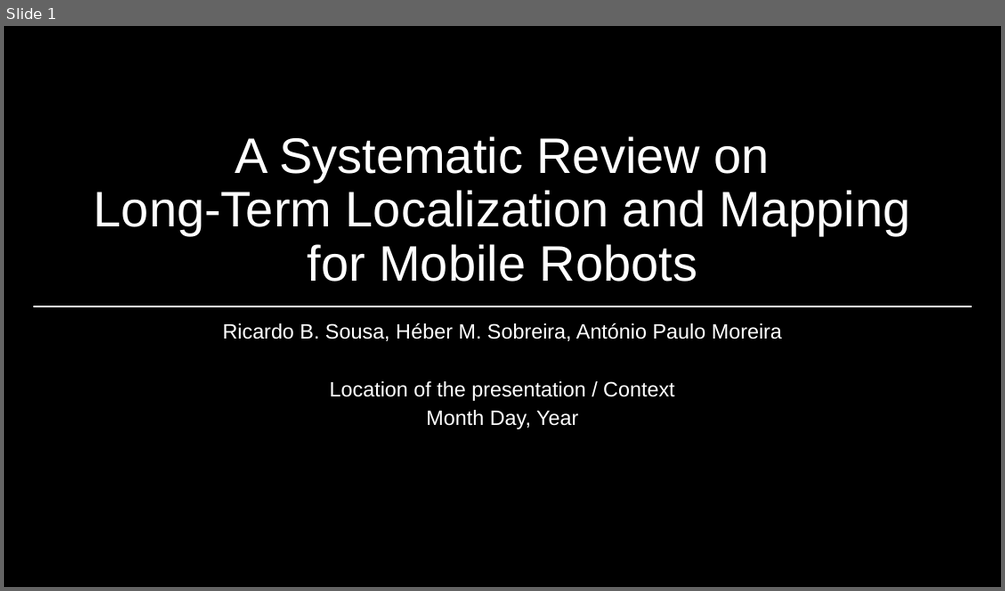
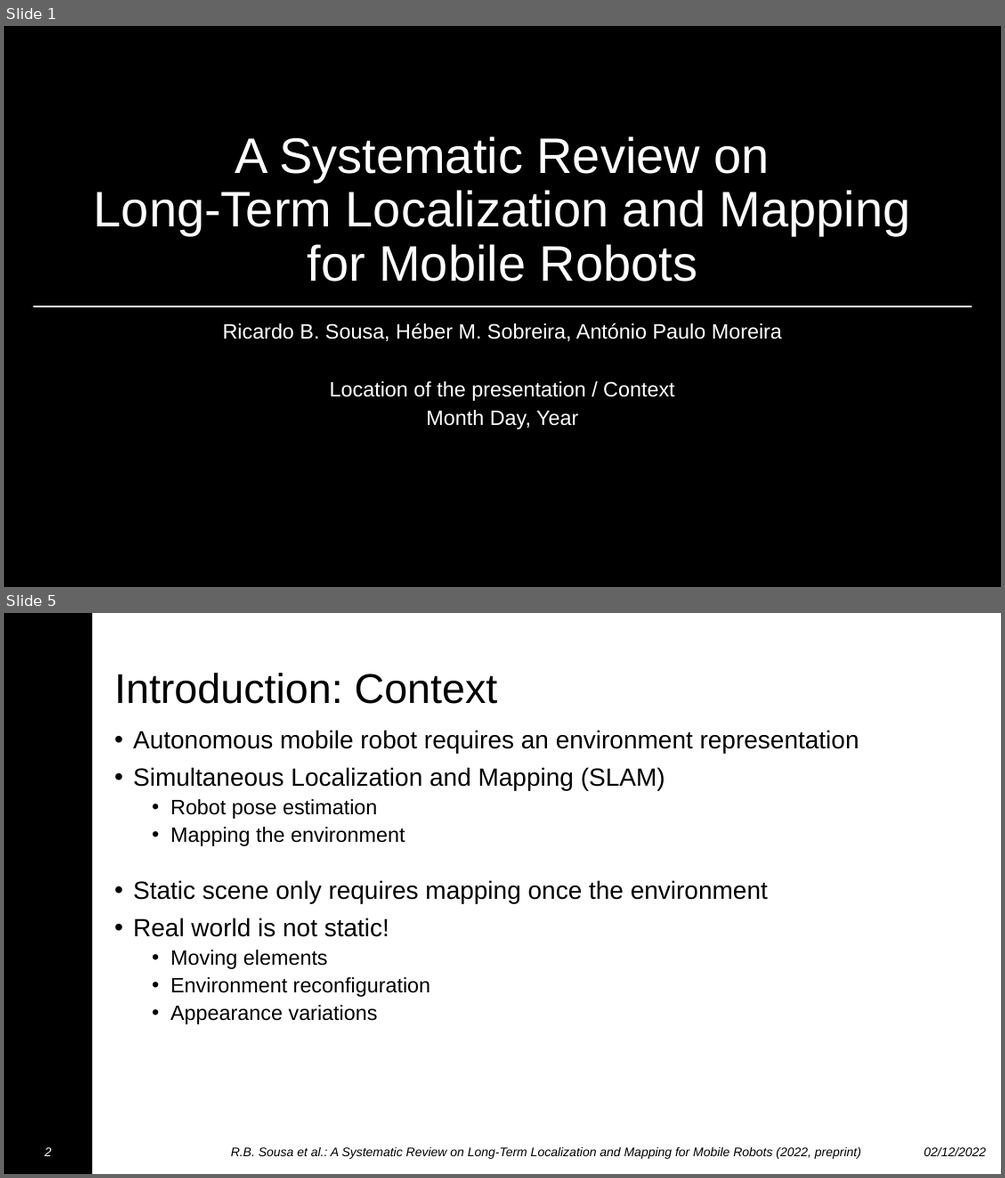
Before and after one commit to sousarbarb/slr-ltlm-mr, a slide deck: presentation/long-term-slam.pptx. Shown one above the other, each under a label of ours: slide 1 before the commit, slides 1 and 5 after it; the slides between them are not shown. The pictures are 1005x591 and 1005x1178 pixels, drawn with LibreOffice and Linux fonts; fonts in the diff are those of the drawing; background and template pictures are left out. Boxes give left, top, right and bottom in pixels: in the first picture for what was removed or moved away, otherwise in the second. Text is boxed around its words. In the diff, an @@ line names an element or a change of style, - is before the commit and + after.

```diff
--- a/presentation/long-term-slam.pptx
+++ b/presentation/long-term-slam.pptx
@@ slide 5 added at (4,613,1001,1174), background #FFFFFF @@
@@ rectangle added at (4,613,92,1174), fill #000000 @@
@@ title added at (114,673,498,704), 40 pt, text #000000 @@
+Introduction: Context
@@ text added at (133,730,859,1024), 24 pt, text #000000 @@
+• Autonomous mobile robot requires an environment representation
+• Simultaneous Localization and Mapping (SLAM)
+  • Robot pose estimation
+  • Mapping the environment
+• Static scene only requires mapping once the environment
+• Real world is not static!
+  • Moving elements
+  • Environment reconfiguration
+  • Appearance variations
@@ text added at (45,1147,52,1156), 12 pt, text #FFFFFF, italic @@
+2
@@ text added at (231,1147,861,1159), 12 pt, text #000000, italic @@
+R.B. Sousa et al.: A Systematic Review on Long-Term Localization and Mapping for Mobile Robots (2022, preprint)
@@ text added at (923,1147,986,1156), 12 pt, text #000000, italic @@
+02/12/2022
```
Also in this commit, not shown: 56 slides changed.
